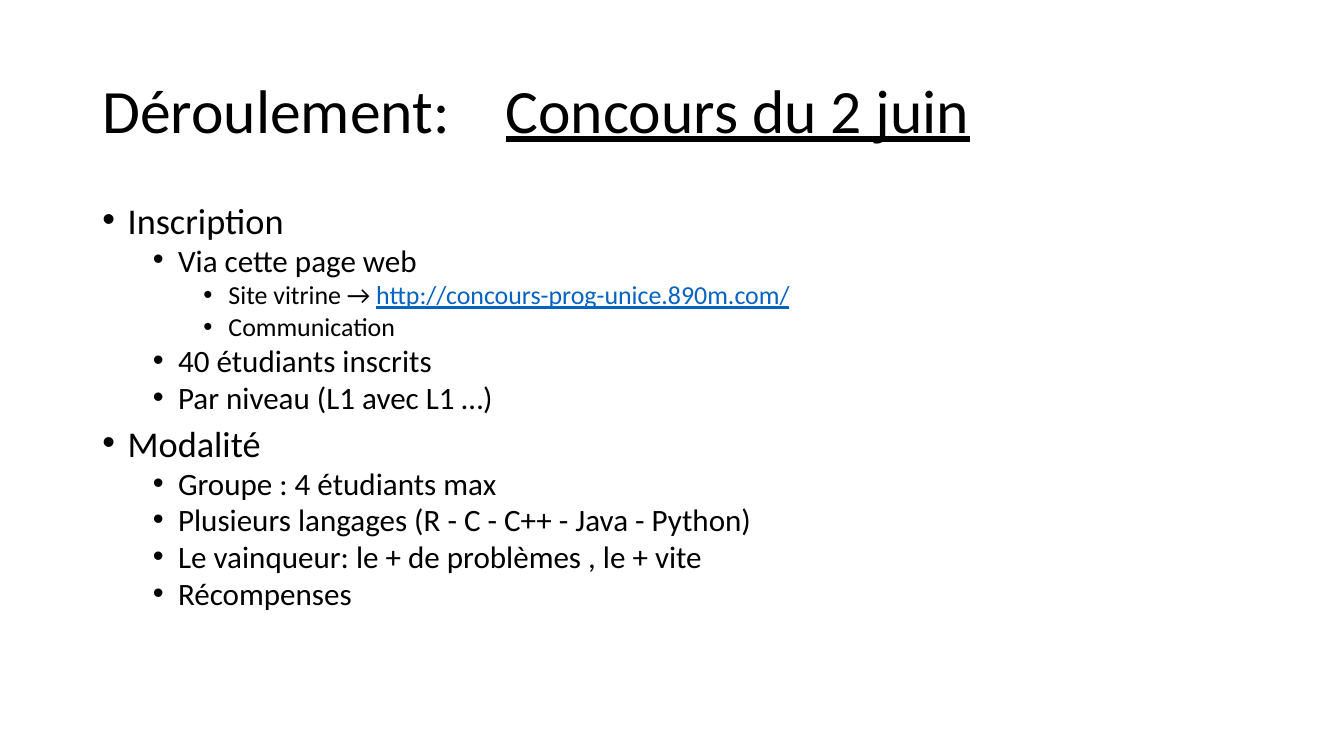
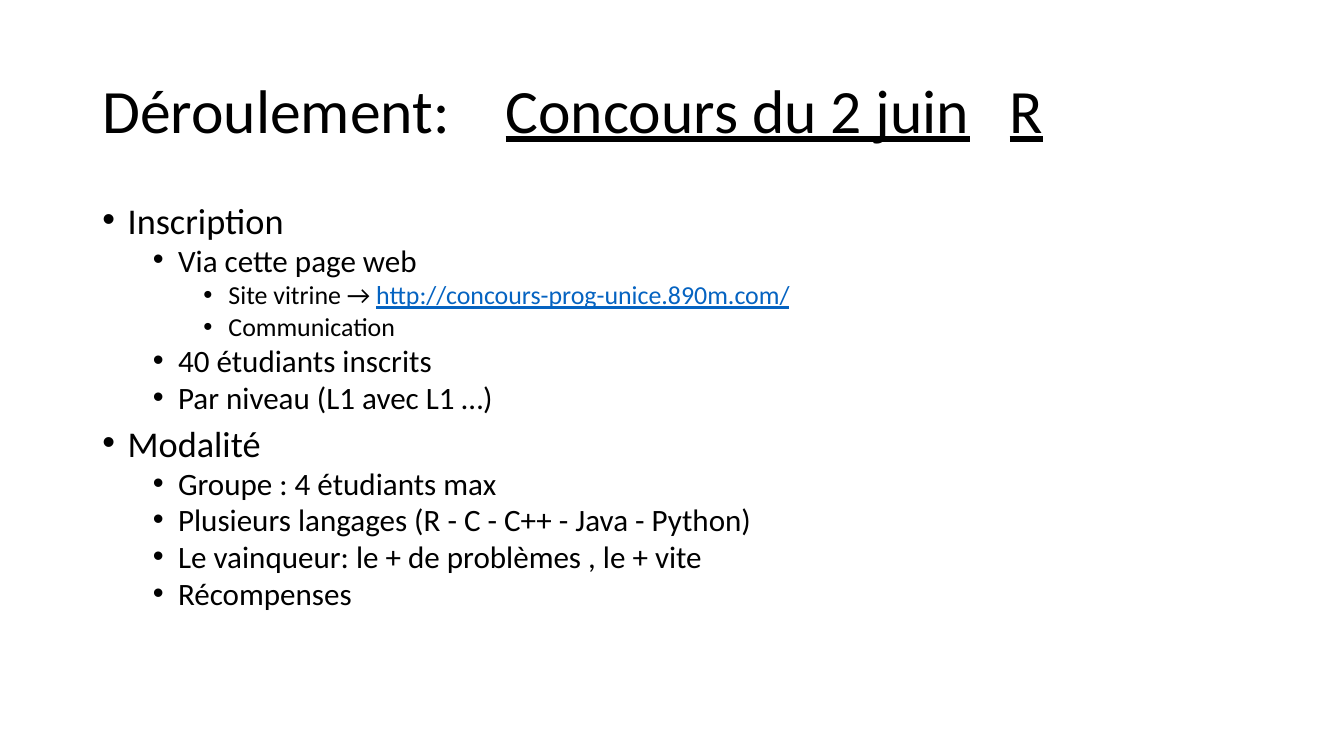
Before and after one commit to GRnice/ConcoursJuin, a slide deck: slide 10 of rapport/presentation.pptx. Drawn at 1344x756 pixels with LibreOffice and Linux fonts; fonts in the diff are those of the drawing. Boxes give left, top, right and bottom in pixels: in the first picture for what was removed or moved away, otherwise in the second. Text is boxed around its words. In the diff, an @@ line names an element or a change of style, - is before the commit and + after.

```diff
--- a/rapport/presentation.pptx
+++ b/rapport/presentation.pptx
@@ title at (x1=102, y1=90, x2=1043, y2=144): text changed @@
-Déroulement: Concours du 2 juin
+Déroulement: Concours du 2 juin R
```
Also in this commit, not shown: 12 other slides changed.
